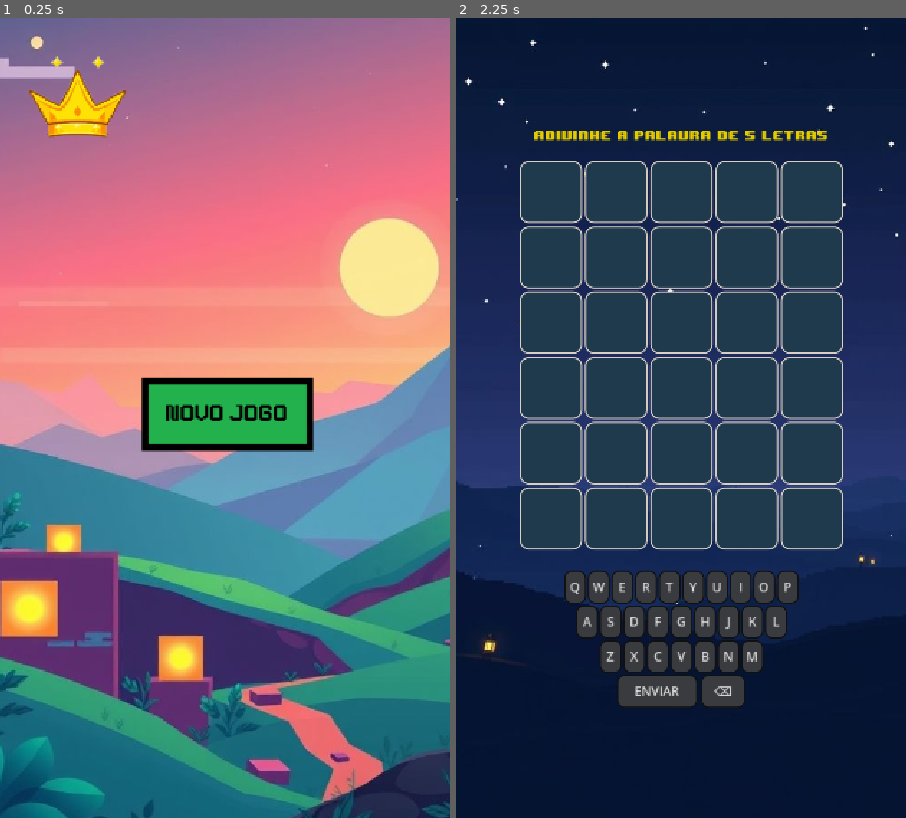
Above: before the commit, frames 1-2 (left to right).
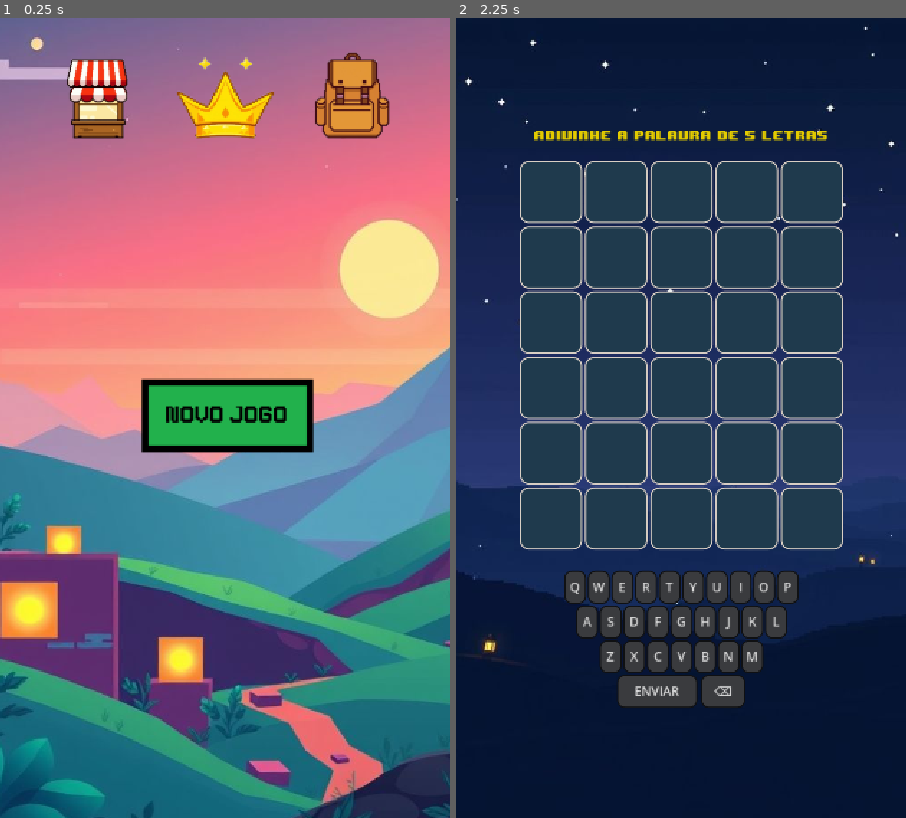
Above: after the commit, the same moments.

Repository: cryptofabrikah-oss/wordmix
Game: Godot game, scene res://scenes/Start.tscn
Two runs of this game, one before a commit and one after it. Both use one fixed random seed, a clock stepped at 60 frames per second and the inputs below.
Inputs (mouse positions are in pixels of both pictures, inside the frame that each line leads up to):
- Up to frame 1 (0.25 s): no input
- Up to frame 2 (2.25 s): click (555, 98) at 0.52 s; click (811, 98) at 1.27 s; click "novo jogo" at 2 s

The runs differ from the first frame. In frame 1, 7.3% of the frame differs, in the area x 0-100%, y 2-100%; in frame 2, nothing differs.

Commit message:
topbar 2

Diff:
--- a/scenes/Start.tscn
+++ b/scenes/Start.tscn
@@ -1,10 +1,12 @@
-[gd_scene load_steps=6 format=3 uid="uid://dnvojhvof7qld"]
+[gd_scene load_steps=8 format=3 uid="uid://dnvojhvof7qld"]
 
 [ext_resource type="Texture2D" uid="uid://qt30568hb6n8" path="res://assets/start.jpeg" id="1_8t08e"]
 [ext_resource type="Script" uid="uid://b7obskxwllqbo" path="res://scenes/start.gd" id="1_j3bqk"]
+[ext_resource type="Texture2D" uid="uid://4qlt585wykj5" path="res://assets/market.png" id="3_d48hf"]
 [ext_resource type="Texture2D" uid="uid://bjhynlo37l6xy" path="res://assets/greenbutton.png" id="3_j3bqk"]
 [ext_resource type="Texture2D" uid="uid://buoau0684xqti" path="res://assets/rank.png" id="3_lynlw"]
 [ext_resource type="FontFile" uid="uid://dqsifpqqm5vmx" path="res://fonts/Pixeboy.ttf" id="4_yx83k"]
+[ext_resource type="Texture2D" uid="uid://cf0qka015qqnl" path="res://assets/inventory.png" id="5_yrm6t"]
 
 [node name="Start" type="Control"]
 layout_mode = 3
@@ -13,6 +15,8 @@
 anchor_top = 0.5
 anchor_right = 0.5
 anchor_bottom = 0.5
+offset_top = 2.0
+offset_bottom = 2.0
 grow_horizontal = 2
 grow_vertical = 2
 script = ExtResource("1_j3bqk")
@@ -24,15 +28,25 @@
 
 [node name="TopBar" type="HBoxContainer" parent="."]
 layout_mode = 0
-offset_left = -290.0
+offset_left = -260.0
 offset_top = -542.0
-offset_right = 282.0
-offset_bottom = -425.0
-theme_override_constants/separation = 5
+offset_right = 264.0
+offset_bottom = -384.0
+theme_override_constants/separation = 25
+
+[node name="Market" type="Button" parent="TopBar"]
+layout_mode = 2
+icon = ExtResource("3_d48hf")
+flat = true
 
 [node name="Rank" type="Button" parent="TopBar"]
 layout_mode = 2
 icon = ExtResource("3_lynlw")
+flat = true
+
+[node name="Inventory" type="Button" parent="TopBar"]
+layout_mode = 2
+icon = ExtResource("5_yrm6t")
 flat = true
 
 [node name="VBoxContainer" type="VBoxContainer" parent="."]
Not shown, added: assets/market.png.import
